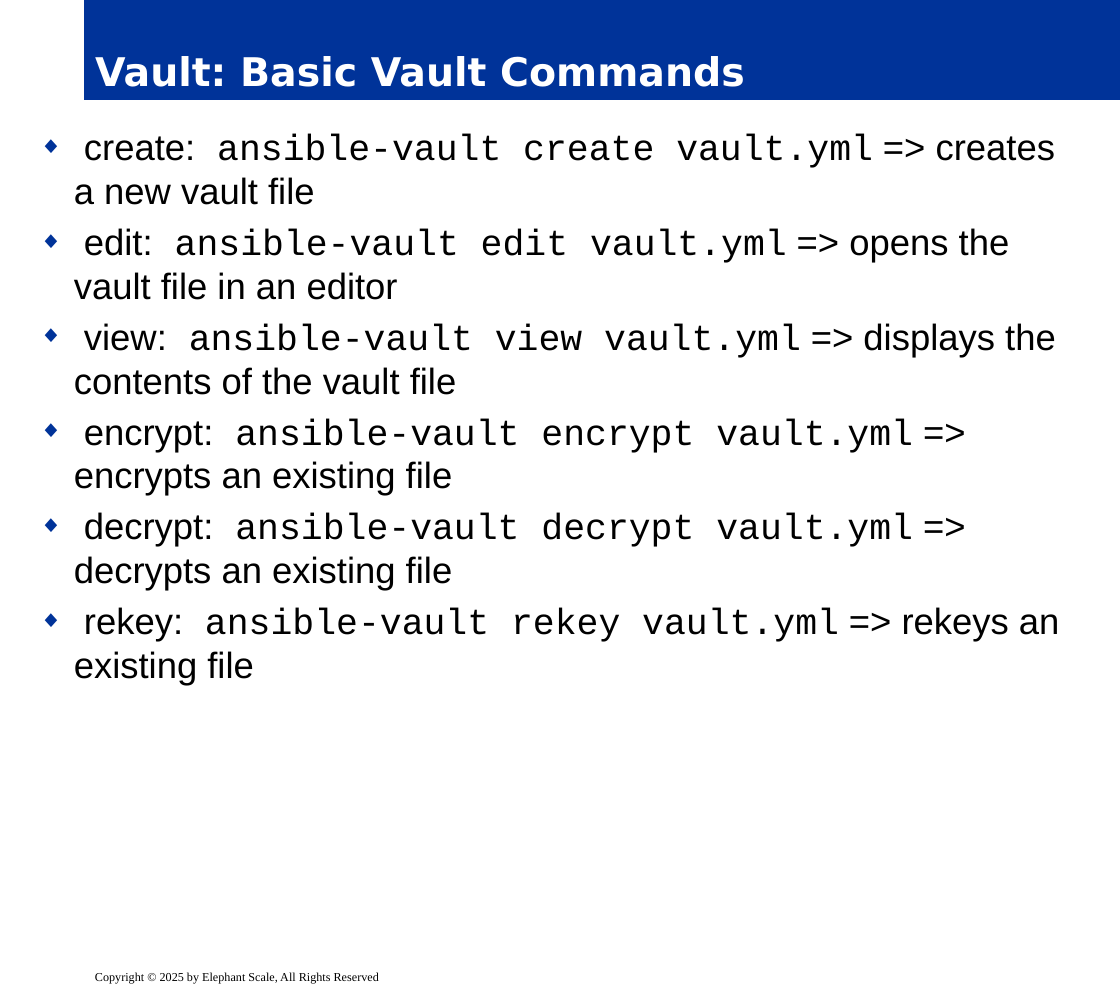
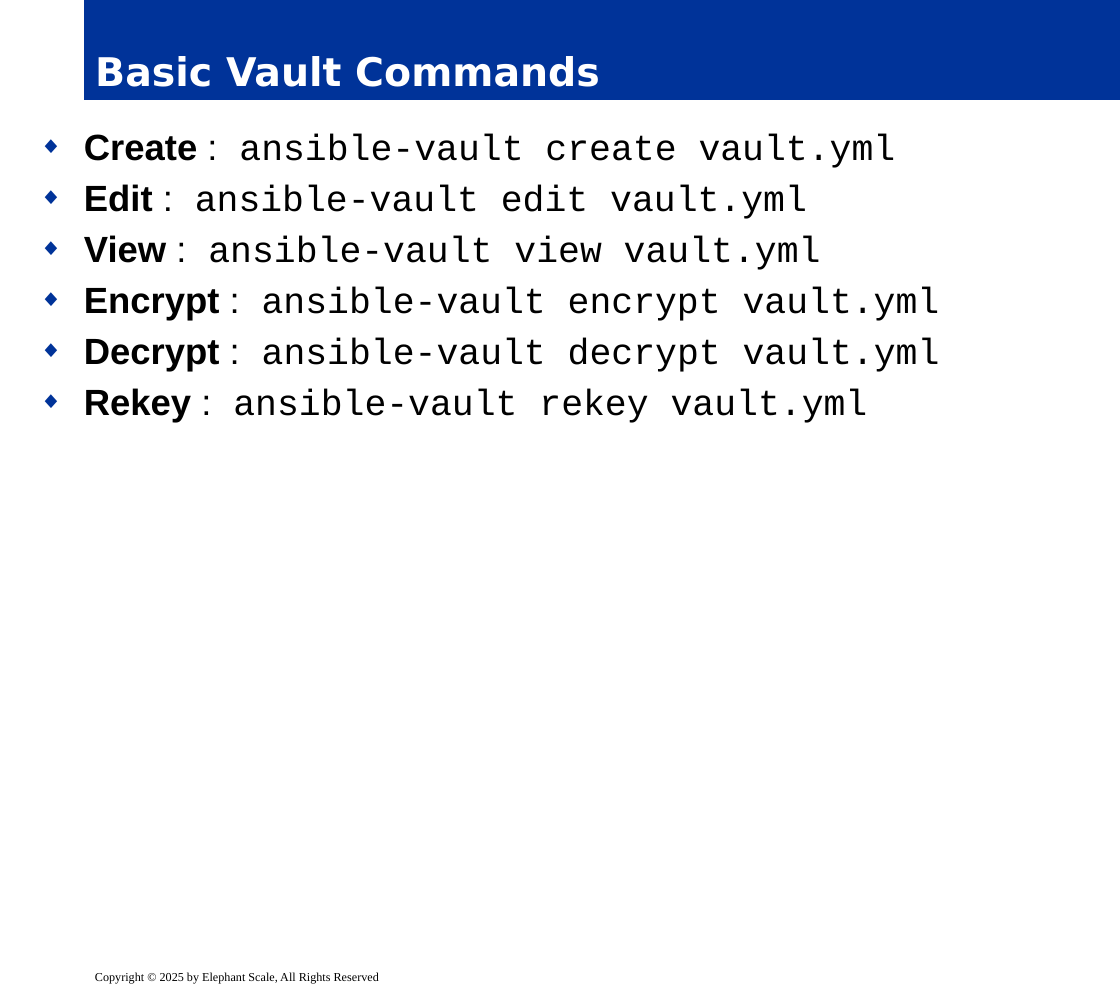
Before and after one commit to elephantscale/es-training-new, a slide deck: slide 69 of ansible/release/03__ansible-playbook.pptx (slide 78 before the commit). Drawn at 1120x992 pixels with LibreOffice and Linux fonts; fonts in the diff are those of the drawing; background and template pictures are left out. Boxes give left, top, right and bottom in pixels: in the first picture for what was removed or moved away, otherwise in the second. Text is boxed around its words. In the diff, an @@ line names an element or a change of style, - is before the commit and + after.

```diff
--- a/ansible/release/03__ansible-playbook.pptx
+++ b/ansible/release/03__ansible-playbook.pptx
@@ title at bbox=[95, 56, 600, 87]: text changed @@
-Vault: Basic Vault Commands
+Basic Vault Commands
@@ text at bbox=[84, 134, 940, 423]: text changed; font Arial to Courier New @@
-◆ create: ansible-vault create vault.yml => creates a new vault file
-◆ edit: ansible-vault edit vault.yml => opens the vault file in an editor
-◆ view: ansible-vault view vault.yml => displays the contents of the vault file
-◆ encrypt: ansible-vault encrypt vault.yml => encrypts an existing file
-◆ decrypt: ansible-vault decrypt vault.yml => decrypts an existing file
-◆ rekey: ansible-vault rekey vault.yml => rekeys an existing file
+◆ Create : ansible-vault create vault.yml
+◆ Edit : ansible-vault edit vault.yml
+◆ View : ansible-vault view vault.yml
+◆ Encrypt : ansible-vault encrypt vault.yml
+◆ Decrypt : ansible-vault decrypt vault.yml
+◆ Rekey : ansible-vault rekey vault.yml
```
Also in this commit, not shown: 73 other slides changed, 28 slides added, 17 slides removed, 6 other files.
